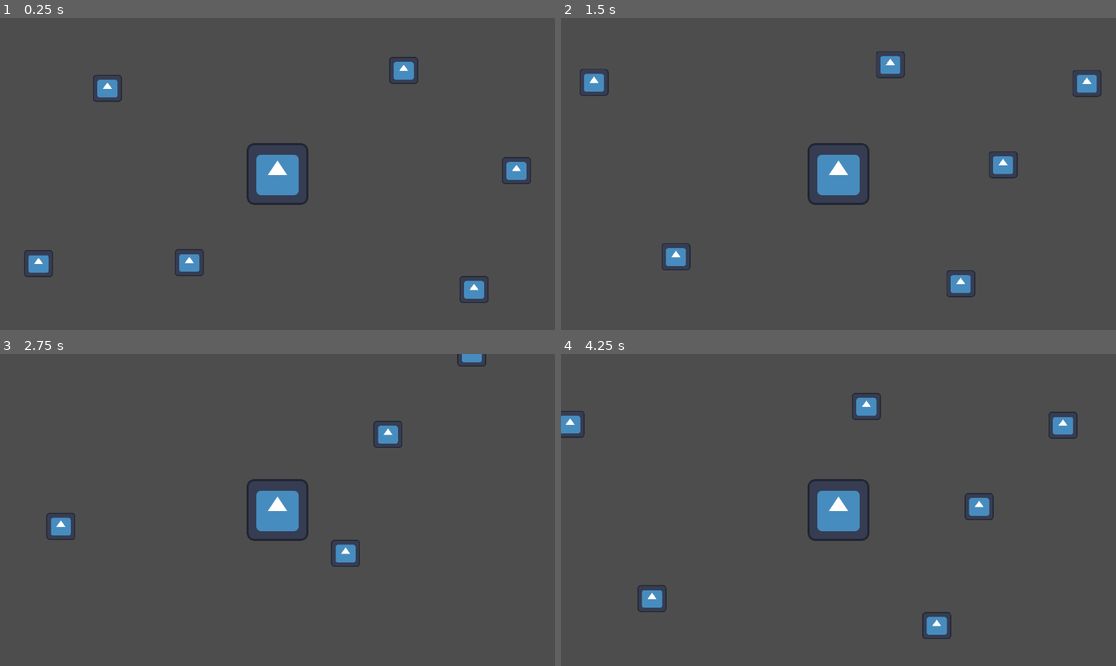
Above: before the commit, frames 1-4 (two rows, left to right).
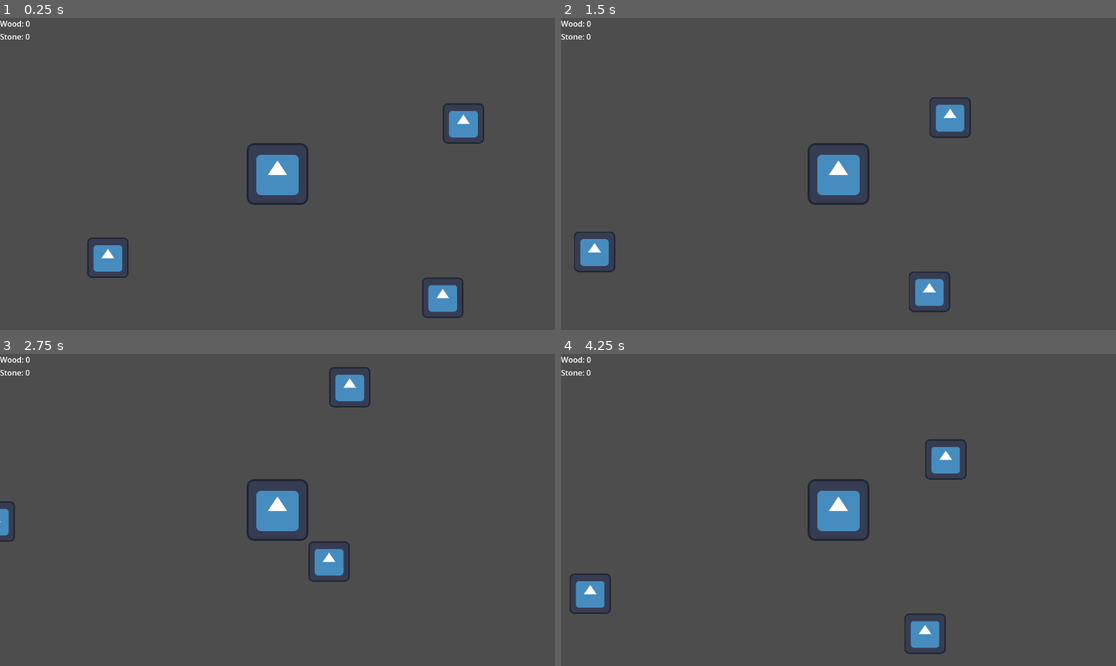
Above: after the commit, the same moments.

Repository: BryanFarras/QuietGuts
Game: Godot game, scene res://Scenes/world.tscn
Same seed, same stepped clock (60 frames per second), same inputs: the game is played once before the commit and once after it. The engine's default icon, where the game draws it, is replaced by a stand-in: a white triangle on a blue panel in a dark square.
Inputs (mouse positions are in pixels of both pictures, inside the frame that each line leads up to):
- Up to frame 1 (0.25 s): no input
- Up to frame 2 (1.5 s): tap Enter at 0.5 s; move the mouse to (960, 158) at 0.52 s; press the mouse at (960, 158) at 0.53 s; hold Right (ui_right) 0.53-1.28 s; move the mouse to (727, 189) at 1.27 s; release the mouse at (727, 189) at 1.28 s; hold Down (ui_down) from 1.28 s (still down); click (727, 189) at 1.35 s
- Up to frame 3 (2.75 s): move the mouse to (333, 441) at 2.02 s; release Down (ui_down) at 2.03 s; press the mouse at (333, 441) at 2.03 s; hold Right (ui_right) from 2.03 s (still down)
- Up to frame 4 (4.25 s): move the mouse to (810, 572) at 2.77 s; release Right (ui_right) at 2.78 s; release the mouse at (810, 572) at 2.78 s; hold Up (ui_up) 2.78-3.53 s; click (810, 572) at 2.85 s; move the mouse to (1005, 556) at 3.52 s; press the mouse at (1005, 556) at 3.53 s; hold Left (ui_left) from 3.53 s (still down)

The runs differ from the first frame. In frame 1, 3.5% of the frame differs, in the area x 0-96%, y 0-97%; in frame 2, 3.4%; in frame 3, 2.2%; in frame 4, 3.3%.

Commit message:
inventory system

Diff:
--- a/Scenes/player.tscn
+++ b/Scenes/player.tscn
@@ -1,9 +1,10 @@
-[gd_scene load_steps=8 format=3 uid="uid://b8yap068xtmht"]
+[gd_scene load_steps=9 format=3 uid="uid://b8yap068xtmht"]
 
 [ext_resource type="Script" uid="uid://diddyphqnlskj" path="res://Scripts/player/player.gd" id="1_cvnsp"]
-[ext_resource type="Script" uid="uid://d21kjy4u3c5rs" path="res://Scripts/player/player_stats_controller.gd" id="1_v0iea"]
+[ext_resource type="Script" uid="uid://d21kjy4u3c5rs" path="res://Scripts/player/player_stats.gd" id="1_v0iea"]
 [ext_resource type="Texture2D" uid="uid://helb0q5wvq5y" path="res://icon.svg" id="3_6t5aa"]
-[ext_resource type="Script" uid="uid://dgwg2foati3tb" path="res://Scripts/player/player_attack_controller.gd" id="3_vgqql"]
+[ext_resource type="Script" uid="uid://8bh82sl8geaj" path="res://Scripts/player/inventory.gd" id="3_fkybt"]
+[ext_resource type="Script" uid="uid://dgwg2foati3tb" path="res://Scripts/player/player_attack.gd" id="3_vgqql"]
 
 [sub_resource type="RectangleShape2D" id="RectangleShape2D_fkybt"]
 size = Vector2(50, 100)
@@ -22,25 +23,28 @@
 "speed": 5.0
 }]
 
-[node name="Player" type="CharacterBody2D"]
+[node name="Player" type="CharacterBody2D" groups=["Player"]]
 motion_mode = 1
 script = ExtResource("1_cvnsp")
 
-[node name="PlayerStatsController" type="Node" parent="."]
+[node name="PlayerStats" type="Node" parent="."]
 script = ExtResource("1_v0iea")
 
-[node name="PlayerAttackController" type="Node2D" parent="."]
+[node name="Inventory" type="Node" parent="."]
+script = ExtResource("3_fkybt")
+
+[node name="PlayerAttack" type="Node2D" parent="."]
 script = ExtResource("3_vgqql")
 
-[node name="AttackPivot" type="Marker2D" parent="PlayerAttackController"]
+[node name="AttackPivot" type="Marker2D" parent="PlayerAttack"]
 
-[node name="AttackArea" type="Area2D" parent="PlayerAttackController/AttackPivot"]
+[node name="AttackArea" type="Area2D" parent="PlayerAttack/AttackPivot"]
 position = Vector2(100, 0)
 
-[node name="CollisionShape2D" type="CollisionShape2D" parent="PlayerAttackController/AttackPivot/AttackArea"]
+[node name="CollisionShape2D" type="CollisionShape2D" parent="PlayerAttack/AttackPivot/AttackArea"]
 shape = SubResource("RectangleShape2D_fkybt")
 
-[node name="AttackCooldownTimer" type="Timer" parent="PlayerAttackController"]
+[node name="AttackCooldownTimer" type="Timer" parent="PlayerAttack"]
 one_shot = true
 
 [node name="CollisionShape2D" type="CollisionShape2D" parent="."]
--- a/Scenes/resources/resource_base.tscn
+++ b/Scenes/resources/resource_base.tscn
@@ -1,6 +1,6 @@
 [gd_scene load_steps=4 format=3 uid="uid://cedyjfrf8h5xm"]
 
-[ext_resource type="Script" uid="uid://c2p5ge2mf0qh5" path="res://Scripts/resource_base.gd" id="1_kh5ja"]
+[ext_resource type="Script" uid="uid://c2p5ge2mf0qh5" path="res://Scripts/resource/resource_base.gd" id="1_kh5ja"]
 [ext_resource type="Texture2D" uid="uid://helb0q5wvq5y" path="res://icon.svg" id="2_yq008"]
 
 [sub_resource type="CircleShape2D" id="CircleShape2D_v55ce"]
--- /dev/null
+++ b/Scenes/resources/resource_node/resource_node_base.tscn
@@ -0,0 +1,17 @@
+[gd_scene load_steps=4 format=3 uid="uid://reithyt1awdn"]
+
+[ext_resource type="Texture2D" uid="uid://helb0q5wvq5y" path="res://icon.svg" id="1_c1eq7"]
+[ext_resource type="Script" uid="uid://cfsud7dcapdep" path="res://Scripts/resource/resource_node.gd" id="1_eis3y"]
+
+[sub_resource type="RectangleShape2D" id="RectangleShape2D_eis3y"]
+size = Vector2(84, 84)
+
+[node name="ResourceNodeBase" type="StaticBody2D"]
+script = ExtResource("1_eis3y")
+
+[node name="Sprite2D" type="Sprite2D" parent="."]
+scale = Vector2(0.671875, 0.65625)
+texture = ExtResource("1_c1eq7")
+
+[node name="CollisionShape2D" type="CollisionShape2D" parent="."]
+shape = SubResource("RectangleShape2D_eis3y")
--- /dev/null
+++ b/Scenes/resources/resource_node/resource_node_stone.tscn
@@ -0,0 +1,9 @@
+[gd_scene load_steps=3 format=3 uid="uid://cp41w5amyps3c"]
+
+[ext_resource type="PackedScene" uid="uid://reithyt1awdn" path="res://Scenes/resources/resource_node/resource_node_base.tscn" id="1_06m56"]
+[ext_resource type="PackedScene" uid="uid://c3y0jrgd1o4q" path="res://Scenes/resources/resource_stone.tscn" id="2_noces"]
+
+[node name="ResourceNodeStone" instance=ExtResource("1_06m56")]
+drop_scene = ExtResource("2_noces")
+drop_amount = 5
+drop_radius = 100
--- /dev/null
+++ b/Scenes/resources/resource_node/resource_node_tree.tscn
@@ -0,0 +1,9 @@
+[gd_scene load_steps=3 format=3 uid="uid://cabowq57gdbib"]
+
+[ext_resource type="PackedScene" uid="uid://reithyt1awdn" path="res://Scenes/resources/resource_node/resource_node_base.tscn" id="1_r3nwf"]
+[ext_resource type="PackedScene" uid="uid://bsjrymopfn6m4" path="res://Scenes/resources/resource_wood.tscn" id="2_54kqa"]
+
+[node name="ResourceNodeTree" instance=ExtResource("1_r3nwf")]
+max_health = 30
+drop_scene = ExtResource("2_54kqa")
+drop_radius = 100
--- a/Scenes/world.tscn
+++ b/Scenes/world.tscn
@@ -1,8 +1,9 @@
-[gd_scene load_steps=4 format=3 uid="uid://5ukm0j242x30"]
+[gd_scene load_steps=5 format=3 uid="uid://5ukm0j242x30"]
 
 [ext_resource type="PackedScene" uid="uid://b8yap068xtmht" path="res://Scenes/player.tscn" id="1_a02cp"]
-[ext_resource type="PackedScene" uid="uid://bsjrymopfn6m4" path="res://Scenes/resources/resource_wood.tscn" id="2_5a7ea"]
-[ext_resource type="PackedScene" uid="uid://c3y0jrgd1o4q" path="res://Scenes/resources/resource_stone.tscn" id="3_8j60k"]
+[ext_resource type="PackedScene" uid="uid://cp41w5amyps3c" path="res://Scenes/resources/resource_node/resource_node_stone.tscn" id="2_5a7ea"]
+[ext_resource type="PackedScene" uid="uid://cabowq57gdbib" path="res://Scenes/resources/resource_node/resource_node_tree.tscn" id="3_8j60k"]
+[ext_resource type="Script" uid="uid://ct0r3c6qv0oui" path="res://Scripts/ui/ui_inventory.gd" id="4_8j60k"]
 
 [node name="World" type="Node2D"]
 
@@ -10,26 +11,27 @@
 
 [node name="Camera2D" type="Camera2D" parent="Player"]
 
-[node name="ResourceWood" parent="." instance=ExtResource("2_5a7ea")]
-position = Vector2(-496, 186)
+[node name="ResourceNodeStone" parent="." instance=ExtResource("2_5a7ea")]
+position = Vector2(343, 257)
 
-[node name="ResourceWood2" parent="." instance=ExtResource("2_5a7ea")]
-position = Vector2(408, 240)
+[node name="ResourceNodeTree" parent="." instance=ExtResource("3_8j60k")]
+position = Vector2(-352, 174)
 
-[node name="ResourceWood3" parent="." instance=ExtResource("2_5a7ea")]
-position = Vector2(-353, -178)
+[node name="ResourceNodeTree2" parent="." instance=ExtResource("3_8j60k")]
+position = Vector2(386, -105)
 
-[node name="ResourceWood4" parent="." instance=ExtResource("2_5a7ea")]
-position = Vector2(670, -176)
+[node name="UI" type="CanvasLayer" parent="."]
+script = ExtResource("4_8j60k")
 
-[node name="ResourceStone" parent="." instance=ExtResource("3_8j60k")]
-position = Vector2(-357, 413)
+[node name="VBoxContainer" type="VBoxContainer" parent="UI"]
+offset_right = 40.0
+offset_bottom = 40.0
 
-[node name="ResourceStone2" parent="." instance=ExtResource("3_8j60k")]
-position = Vector2(-183, 184)
+[node name="WoodLabel" type="Label" parent="UI/VBoxContainer"]
+layout_mode = 2
 
-[node name="ResourceStone3" parent="." instance=ExtResource("3_8j60k")]
-position = Vector2(496, -7)
+[node name="StoneLabel" type="Label" parent="UI/VBoxContainer"]
+layout_mode = 2
 
-[node name="ResourceStone4" parent="." instance=ExtResource("3_8j60k")]
-position = Vector2(262, -215)
+[node name="FoodLabel" type="Label" parent="UI/VBoxContainer"]
+layout_mode = 2
--- /dev/null
+++ b/Scripts/event_system/inventory_event.gd
@@ -0,0 +1,10 @@
+extends Node
+
+signal open_inventory
+signal close_inventory
+signal toggle_inventory
+
+signal add_item_to_inventory(item_type, amount)
+signal remove_item_from_inventory(item_type, amount)
+
+signal inventory_updated
--- /dev/null
+++ b/Scripts/player/inventory.gd
@@ -0,0 +1,32 @@
+extends Node
+class_name Inventory
+
+signal inventory_updated
+
+var items := {}
+
+func _ready():
+	InventoryEvent.add_item_to_inventory.connect(Callable(self, "add_item"))
+	InventoryEvent.remove_item_from_inventory.connect(Callable(self, "remove_item"))
+
+func add_item(item_type: ResourceBase.ResourceType, amount: int = 1):
+	if items.has(item_type):
+		items[item_type] += amount
+	else:
+		items[item_type] = amount
+
+	InventoryEvent.inventory_updated.emit()
+
+func remove_item(item_type: ResourceBase.ResourceType, amount: int = 1):
+	if not items.has(item_type):
+		return
+
+	items[item_type] -= amount
+
+	if items[item_type] <= 0:
+		items.erase(item_type)
+
+	InventoryEvent.inventory_updated.emit()
+
+func get_amount(item_type: ResourceBase.ResourceType) -> int:
+	return items.get(item_type, 0)
--- a/Scripts/player/player.gd
+++ b/Scripts/player/player.gd
@@ -3,8 +3,6 @@
 @export var max_speed := 200.0
 @export var acceleration := 800.0
 @export var friction := 900.0
-
-var inventory := {}
 
 var input_direction := Vector2.ZERO
 
@@ -34,9 +32,3 @@
 			Vector2.ZERO,
 			friction * delta
 		)
-
-func add_item(type, amount):
-	if inventory.has(type):
-		inventory[type] += amount
-	else:
-		inventory[type] = amount
--- a/Scripts/player/player_stats_controller.gd
+++ b/Scripts/player/player_stats.gd
@@ -1,5 +1,5 @@
 extends Node
-class_name PlayerStatsController
+class_name PlayerStats
 
 var max_health := 100
 var health := 100
--- a/Scripts/resource_base.gd
+++ b/Scripts/resource/resource_base.gd
@@ -14,6 +14,6 @@
 	connect("body_entered", Callable(self, "_on_body_entered"))
 
 func _on_body_entered(body):
-	if body.has_method("add_item"):
-		body.add_item(resource_type, amount)
+	if body.is_in_group("Player"):
+		InventoryEvent.add_item_to_inventory.emit(resource_type, amount)
 		queue_free()
--- /dev/null
+++ b/Scripts/resource/resource_node.gd
@@ -0,0 +1,30 @@
+extends StaticBody2D
+
+@export var max_health := 50
+@export var drop_scene : PackedScene
+@export var drop_amount := 3
+@export var drop_radius := 16
+
+var health := 0
+
+func _ready():
+	health = max_health
+
+func take_damage(amount):
+	health -= amount
+
+	if health <= 0:
+		die()
+
+func die():
+	drop_resources()
+	queue_free()
+
+func drop_resources():
+	for i in drop_amount:
+		var drop = drop_scene.instantiate()
+		drop.global_position = global_position + Vector2(
+			randf_range(-drop_radius, drop_radius),
+			randf_range(-drop_radius, drop_radius)
+		)
+		get_tree().current_scene.call_deferred("add_child", drop)
--- /dev/null
+++ b/Scripts/ui/ui_inventory.gd
@@ -0,0 +1,16 @@
+extends CanvasLayer
+
+@onready var player = $"../Player"
+@onready var inventory = player.get_node("Inventory")
+
+@onready var wood_label = $VBoxContainer/WoodLabel
+@onready var stone_label = $VBoxContainer/StoneLabel
+@onready var food_label = $VBoxContainer/FoodLabel
+
+func _ready():
+	InventoryEvent.inventory_updated.connect(Callable(self, "update_ui"))
+	update_ui()
+
+func update_ui():
+	wood_label.text = "Wood: " + str(inventory.get_amount(ResourceBase.ResourceType.WOOD))
+	stone_label.text = "Stone: " + str(inventory.get_amount(ResourceBase.ResourceType.STONE))
--- a/project.godot
+++ b/project.godot
@@ -18,6 +18,11 @@
 [autoload]
 
 PlayerInteractionEvent="*res://Scripts/event_system/player_interaction_event.gd"
+InventoryEvent="*res://Scripts/event_system/inventory_event.gd"
+
+[global_group]
+
+Player=""
 
 [input]
 
Renamed: Scripts/player/player_attack_controller.gd -> Scripts/player/player_attack.gd
